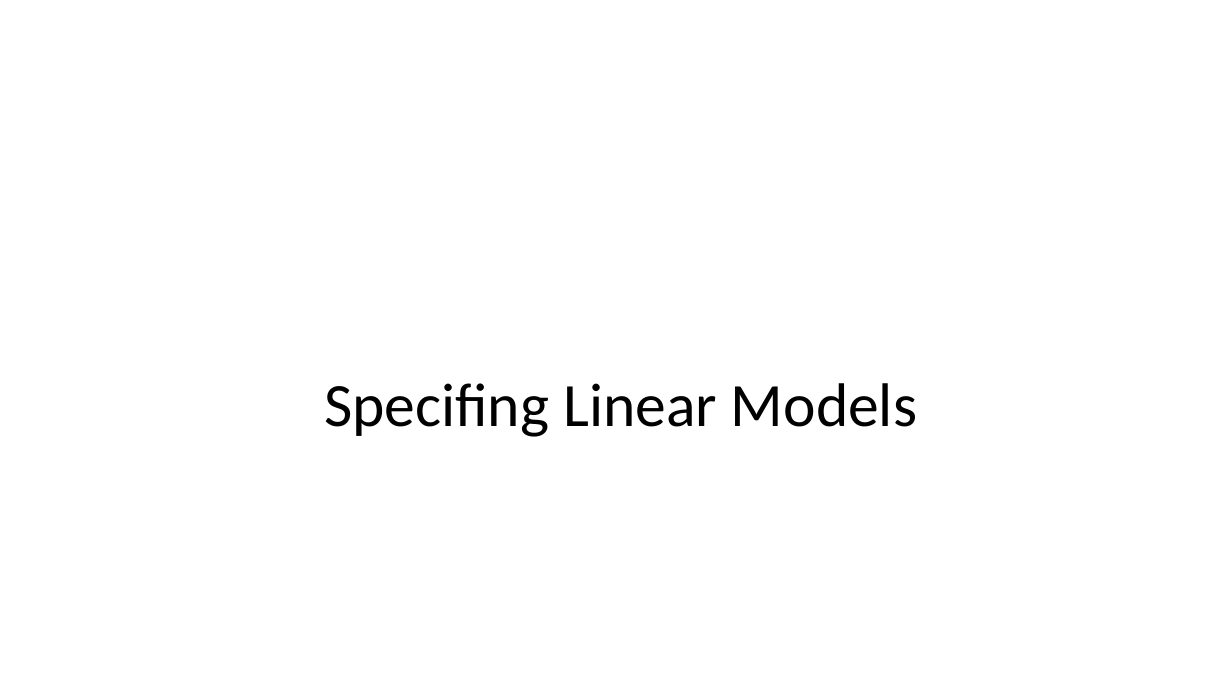
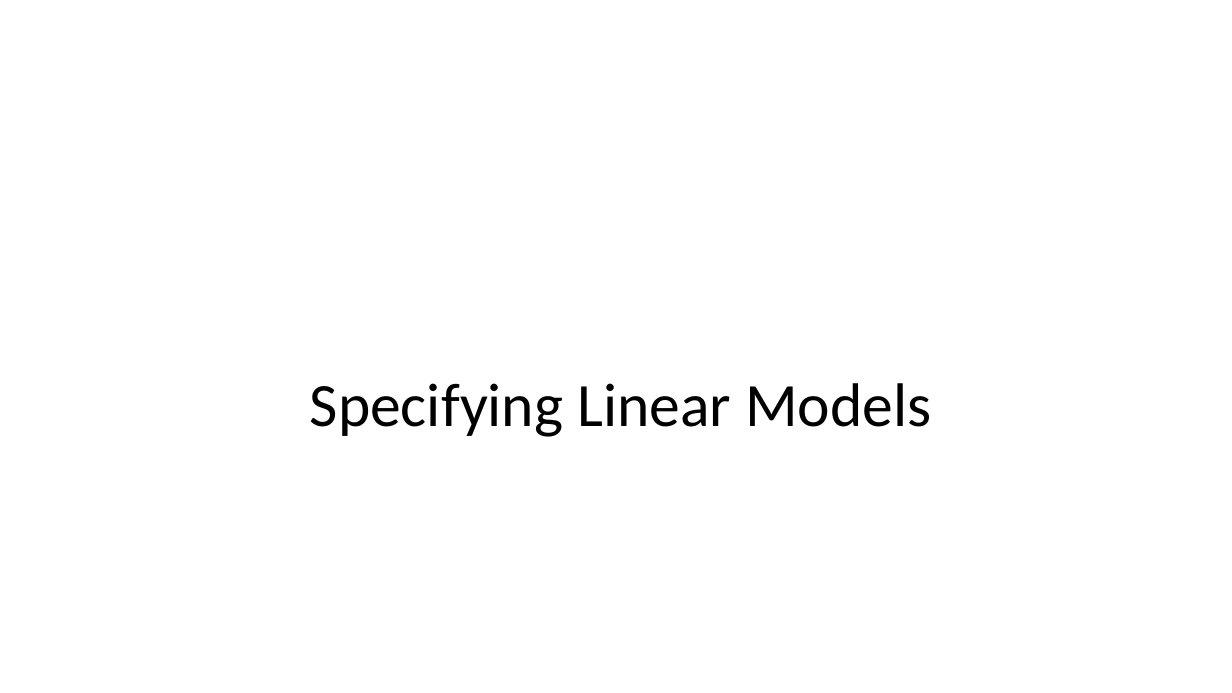
Before and after one commit to StephenElston/CSCI-E-83, a slide deck: slide 26 of LectureSlides/08_IntroductionToLinearModels.pptx (slide 27 before the commit). Drawn at 1232x693 pixels with LibreOffice and Linux fonts; fonts in the diff are those of the drawing. Boxes give left, top, right and bottom in pixels: in the first picture for what was removed or moved away, otherwise in the second. Text is boxed around its words. In the diff, an @@ line names an element or a change of style, - is before the commit and + after.

```diff
--- a/LectureSlides/08_IntroductionToLinearModels.pptx
+++ b/LectureSlides/08_IntroductionToLinearModels.pptx
@@ text at (310,383,931,437): text changed @@
-Specifing Linear Models
+Specifying Linear Models
```
Also in this commit, not shown: 3 other slides changed, 3 slides added, 1 slide removed.
